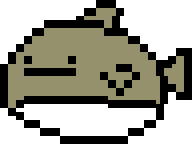
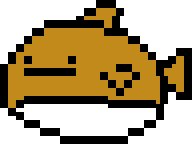
Layered file, before and after one edit (192 x 144). Changes by layer:
painted on "Ebene 1" over [8, 8, 184, 108]
